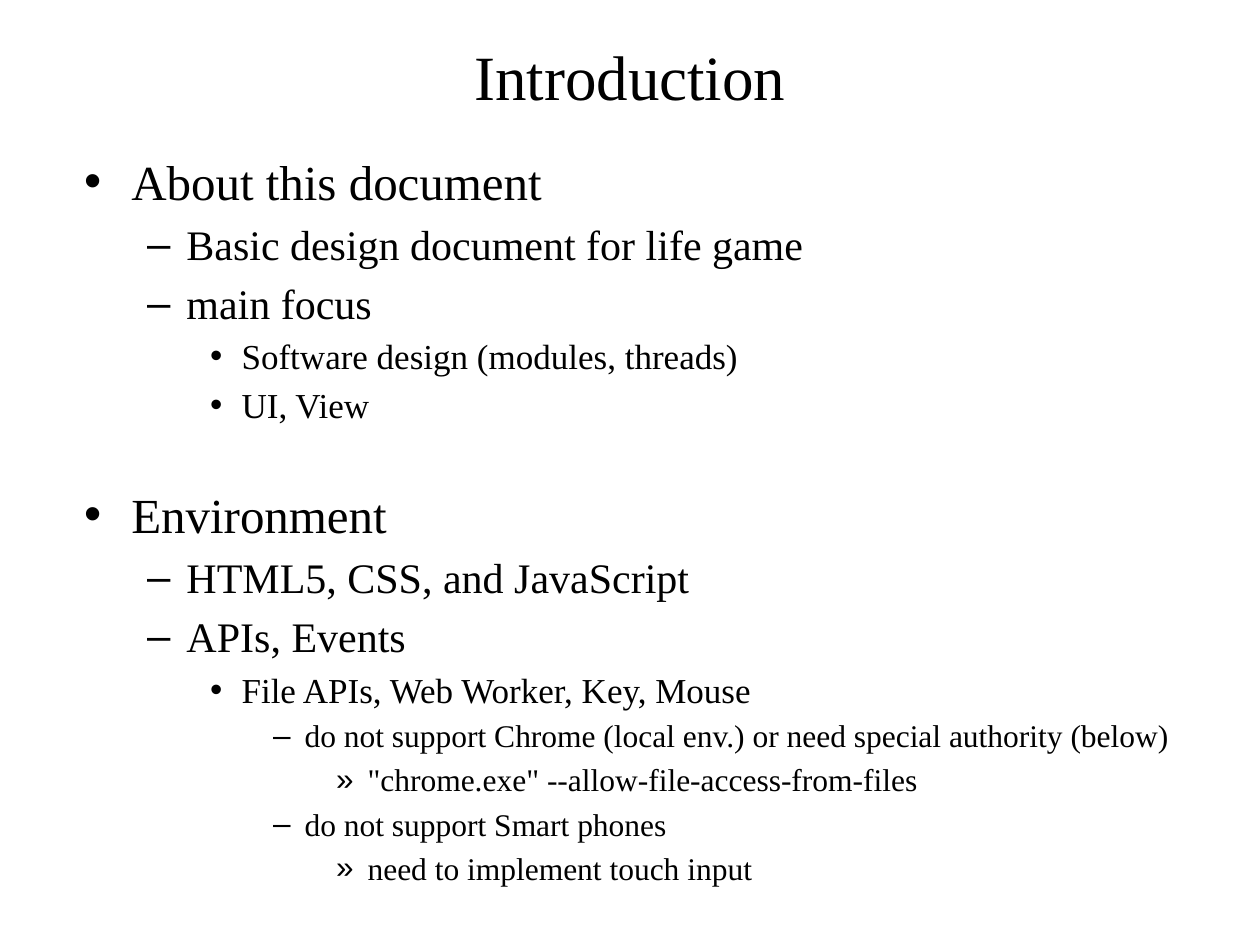
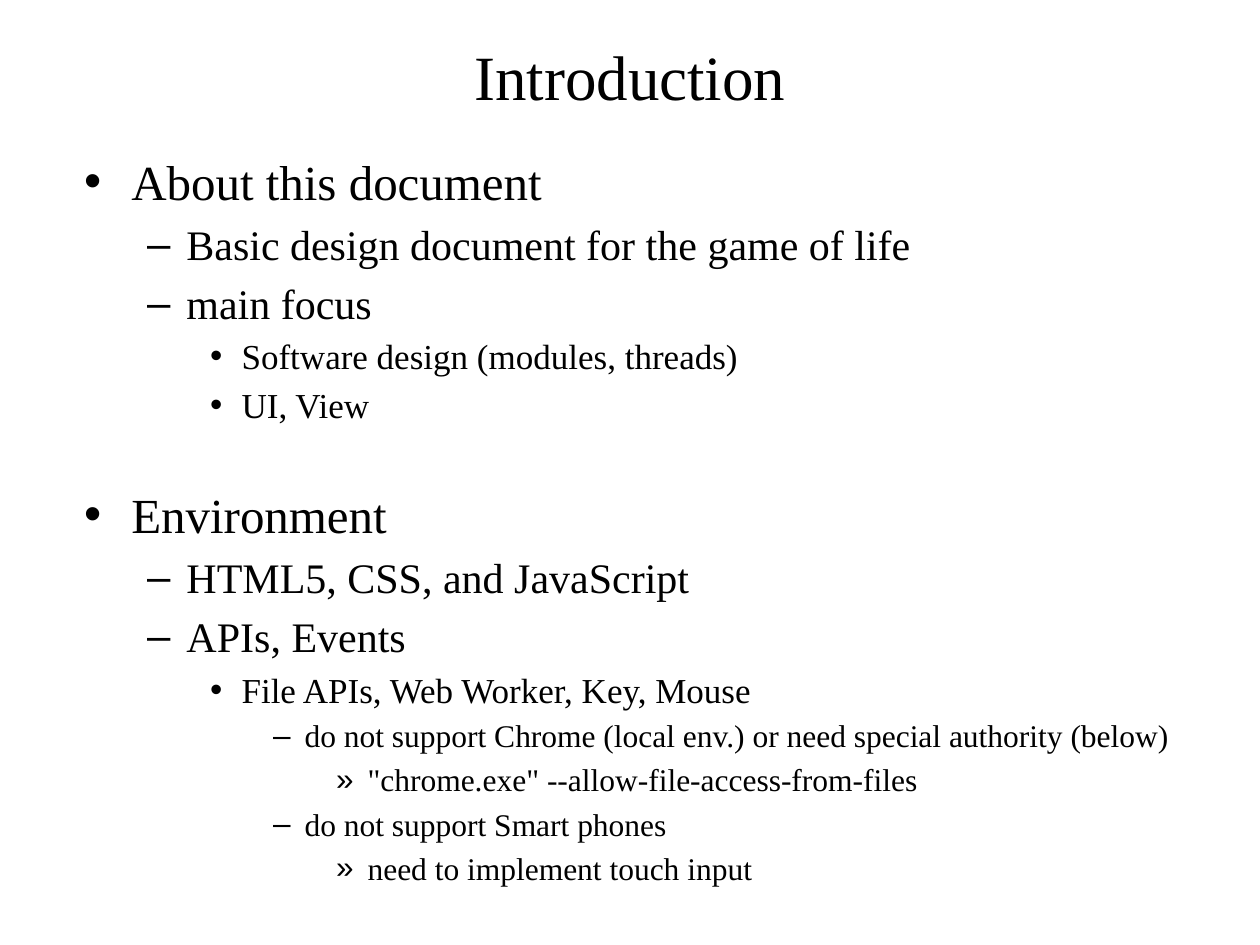
Before and after one commit to iwatake2222/LifeGame, a slide deck: slide 2 of LifeGameDesignDocument.pptx. Drawn at 1260x945 pixels with LibreOffice and Linux fonts; fonts in the diff are those of the drawing. Boxes give left, top, right and bottom in pixels: in the first picture for what was removed or moved away, otherwise in the second. Text is boxed around its words. In the diff, an @@ line names an element or a change of style, - is before the commit and + after.

```diff
--- a/LifeGameDesignDocument.pptx
+++ b/LifeGameDesignDocument.pptx
@@ text at (x1=186, y1=230, x2=910, y2=269): text changed @@
-  – Basic design document for life game
+  – Basic design document for the game of life
```
Also in this commit, not shown: 6 other slides changed, 5 slides added, 19 other files.
